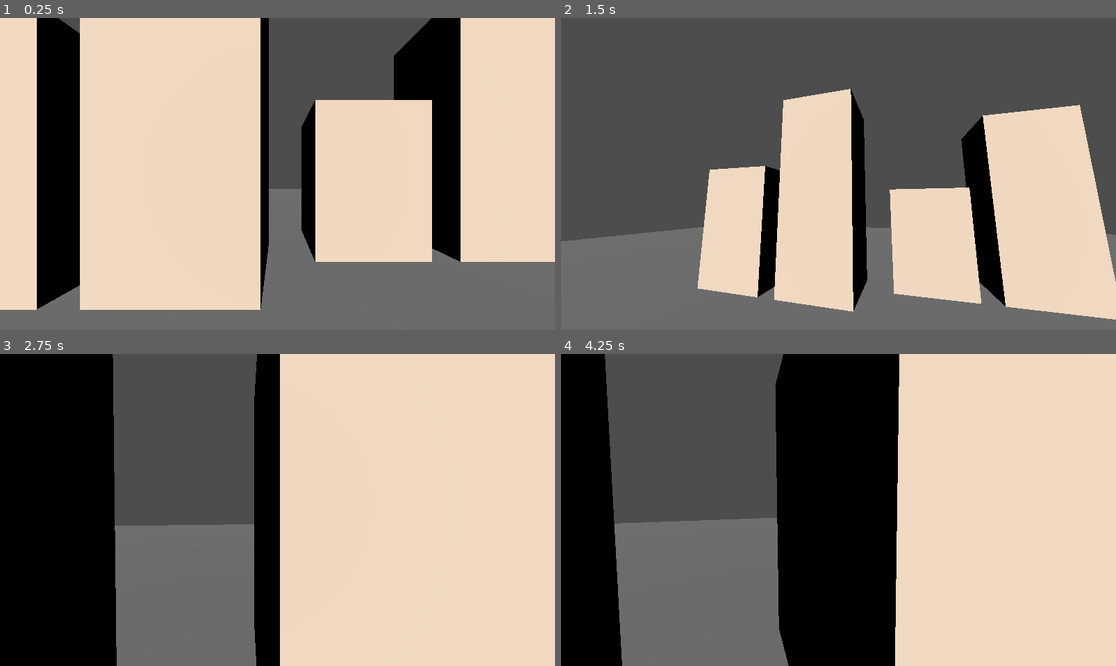
Above: before the commit, frames 1-4 (two rows, left to right).
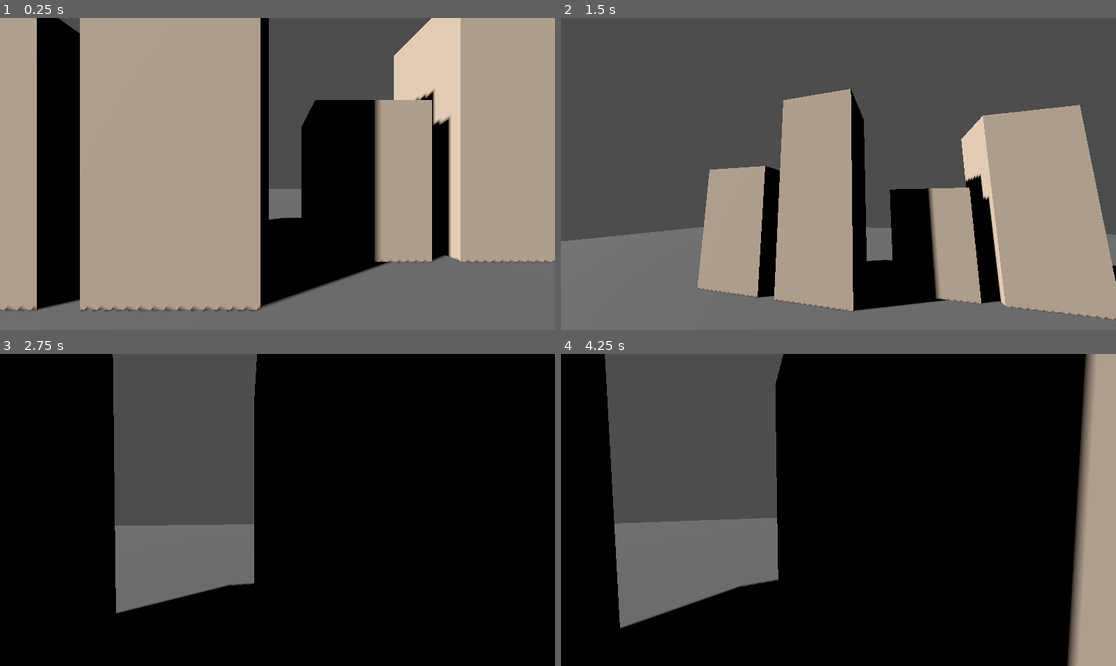
Above: after the commit, the same moments.

Repository: lezzlebit/Scribble-Grounds
Game: Godot game, scene res://scenes/prototype_0/prototype_0.tscn
Two runs of this game, one before a commit and one after it. Both use one fixed random seed, a clock stepped at 60 frames per second and the inputs below.
Inputs (mouse positions are in pixels of both pictures, inside the frame that each line leads up to):
- Up to frame 1 (0.25 s): no input
- Up to frame 2 (1.5 s): tap Enter (ui_accept) at 0.5 s; move the mouse to (960, 158) at 0.52 s; press the mouse at (960, 158) at 0.53 s; hold D (move_right) 0.53-1.28 s; tap Space (jump) at 0.77 s; tap E (toggle_drawing) at 0.8, 1.35 s; move the mouse to (810, 174) at 1.27 s; release the mouse at (810, 174) at 1.28 s; hold W (move_forward) from 1.28 s (still down)
- Up to frame 3 (2.75 s): keep holding W (move_forward); tap Space (jump) at 1.52 s; tap Enter (ui_accept) at 1.55, 2.1 s; move the mouse to (288, 503) at 2.02 s; tap Y (redo, bound only after the commit) at 2.3 s
- Up to frame 4 (4.25 s): keep holding W (move_forward); move the mouse to (832, 516) at 2.77 s; tap Y (redo, bound only after the commit) at 2.85 s; tap Space (jump) at 3.02, 3.77 s; tap Z (undo, bound only after the commit) at 3.05, 3.6 s; move the mouse to (877, 513) at 3.52 s; press the mouse at (877, 513) at 3.53 s; tap G (debug_action, bound only after the commit) at 4.15 s

The runs differ from the first frame. In frame 1, 68% of the frame differs, in the area x 0-100%, y 0-94%; in frame 2, 33%; in frame 3, 55%; in frame 4, 45%.

Commit message:
web server fixes?

Diff:
--- a/Prototype/Game/GraffitiWorld-Prototype-1/graffiti-world-prototype-1/project.godot
+++ b/Prototype/Game/GraffitiWorld-Prototype-1/graffiti-world-prototype-1/project.godot
@@ -78,6 +78,21 @@
 "events": [Object(InputEventMouseButton,"resource_local_to_scene":false,"resource_name":"","device":-1,"window_id":0,"a …(258 unchanged characters)…
 ]
 }
+undo={
+"deadzone": 0.2,
+"events": [Object(InputEventKey,"resource_local_to_scene":false,"resource_name":"","device":-1,"window_id":0,"alt_pressed":false,"shift_pressed":false,"ctrl_pressed":false,"meta_pressed":false,"pressed":false,"keycode":0,"physical_keycode":90,"key_label":0,"unicode":122,"location":0,"echo":false,"script":null)
+]
+}
+redo={
+"deadzone": 0.2,
+"events": [Object(InputEventKey,"resource_local_to_scene":false,"resource_name":"","device":-1,"window_id":0,"alt_pressed":false,"shift_pressed":false,"ctrl_pressed":false,"meta_pressed":false,"pressed":false,"keycode":0,"physical_keycode":89,"key_label":0,"unicode":121,"location":0,"echo":false,"script":null)
+]
+}
+debug_action={
+"deadzone": 0.2,
+"events": [Object(InputEventKey,"resource_local_to_scene":false,"resource_name":"","device":-1,"window_id":0,"alt_pressed":false,"shift_pressed":false,"ctrl_pressed":false,"meta_pressed":false,"pressed":false,"keycode":0,"physical_keycode":71,"key_label":0,"unicode":103,"location":0,"echo":false,"script":null)
+]
+}
 
 [physics]
 
--- /dev/null
+++ b/Prototype/Game/GraffitiWorld-Prototype-1/graffiti-world-prototype-1/scenes/player/player.tscn
@@ -0,0 +1,39 @@
+[gd_scene format=3 uid="uid://bqw6025khq3bg"]
+
+[ext_resource type="Script" uid="uid://cl6gkiap7v71q" path="res://scripts/Player/PlayerMovement.gd" id="1_gmlin"]
+[ext_resource type="Script" uid="uid://o1qhy5lt543m" path="res://scripts/Player/CameraController.gd" id="2_lvxji"]
+[ext_resource type="Script" uid="uid://c7dcj7o6a10jc" path="res://scripts/Player/RaycastPainter.gd" id="3_p47bc"]
+
+[sub_resource type="CapsuleShape3D" id="CapsuleShape3D_0w266"]
+
+[node name="Player" type="Node" unique_id=1751317177]
+
+[node name="CharacterBody3D" type="CharacterBody3D" parent="." unique_id=373349286 node_paths=PackedStringArray("CameraPivot")]
+transform = Transform3D(1, 0, 0, 0, 1, 0, 0, 0, 1, 0, 1, 0)
+collision_layer = 2
+script = ExtResource("1_gmlin")
+CameraPivot = NodePath("CameraPivot")
+
+[node name="CollisionShape3D" type="CollisionShape3D" parent="CharacterBody3D" unique_id=679124615]
+shape = SubResource("CapsuleShape3D_0w266")
+
+[node name="CameraPivot" type="Node3D" parent="CharacterBody3D" unique_id=30639229]
+transform = Transform3D(1, 0, 0, 0, 1, 0, 0, 0, 1, 0, 0.5, 0)
+
+[node name="Camera3D" type="Camera3D" parent="." unique_id=2080823682 node_paths=PackedStringArray("raycast", "first_person_pivot", "wall_sticker", "wall_camera_pivot")]
+transform = Transform3D(1, 0, 0, 0, 1, 0, 0, 0, 1, 0, 1.5, 0)
+script = ExtResource("2_lvxji")
+raycast = NodePath("RayCast3D")
+first_person_pivot = NodePath("../CharacterBody3D/CameraPivot")
+wall_sticker = NodePath("WallSticker")
+wall_camera_pivot = NodePath("WallSticker/WallPivot")
+lerp_speed = 50.0
+
+[node name="RayCast3D" type="RayCast3D" parent="Camera3D" unique_id=1981828520]
+target_position = Vector3(0, 0, -5)
+hit_back_faces = false
+script = ExtResource("3_p47bc")
+
+[node name="WallSticker" type="Node3D" parent="Camera3D" unique_id=799053121]
+
+[node name="WallPivot" type="Node3D" parent="Camera3D/WallSticker" unique_id=1560838560]
--- a/Prototype/Game/GraffitiWorld-Prototype-1/graffiti-world-prototype-1/scenes/prototype_0/prototype_0.tscn
+++ b/Prototype/Game/GraffitiWorld-Prototype-1/graffiti-world-prototype-1/scenes/prototype_0/prototype_0.tscn
@@ -3,11 +3,9 @@
 [ext_resource type="Script" uid="uid://dh27jx5i4ixab" path="res://scripts/Network/NetworkHandler.gd" id="1_0w266"]
 [ext_resource type="Script" uid="uid://dbruja1g6egnu" path="res://scripts/World/WorldTextures.gd" id="2_4gfgv"]
 [ext_resource type="ArrayMesh" uid="uid://rik0xj22vr0r" path="res://assets/3D/Wall.obj" id="2_8rfx5"]
-[ext_resource type="Script" uid="uid://cl6gkiap7v71q" path="res://scripts/Player/PlayerMovement.gd" id="2_bda5n"]
 [ext_resource type="Script" uid="uid://bee8rbpc1guq8" path="res://scripts/World/DrawTile.gd" id="2_tpvh5"]
 [ext_resource type="Material" uid="uid://bbd81fh1gg72i" path="res://assets/Materials/draw_tile/draw_tile_material.tres" id="3_2bsob"]
-[ext_resource type="Script" uid="uid://o1qhy5lt543m" path="res://scripts/Player/CameraController.gd" id="5_8rfx5"]
-[ext_resource type="Script" uid="uid://c7dcj7o6a10jc" path="res://scripts/Player/RaycastPainter.gd" id="6_6mgld"]
+[ext_resource type="PackedScene" uid="uid://bqw6025khq3bg" path="res://scenes/player/player.tscn" id="6_6mgld"]
 
 [sub_resource type="PlaneMesh" id="PlaneMesh_g4v7s"]
 size = Vector2(12, 12)
@@ -18,11 +16,9 @@
 [sub_resource type="ConcavePolygonShape3D" id="ConcavePolygonShape3D_6mgld"]
 data = PackedVector3Array(-1, 4.8946, 1, -1, -1, 1, -1, 4.8946, -1, -1, 4.8946, -1, -1, -1, 1, -1, -1, -1, -1, 4.8946,  …(1094 unchanged characters)…
 
-[sub_resource type="CapsuleShape3D" id="CapsuleShape3D_0w266"]
-
 [node name="prototype_0" type="Node3D" unique_id=1504437528]
 
-[node name="NetworkHandler" type="HTTPRequest" parent="." unique_id=1217657825]
+[node name="NetworkHandler" type="Node" parent="." unique_id=472813323]
 script = ExtResource("1_0w266")
 metadata/_custom_type_script = "uid://dh27jx5i4ixab"
 
@@ -39,7 +35,8 @@
 shape = SubResource("ConcavePolygonShape3D_0w266")
 
 [node name="DirectionalLight3D" type="DirectionalLight3D" parent="World" unique_id=228738822]
-transform = Transform3D(1, 0, 0, 0, 0.86249477, 0.506066, 0, -0.506066, 0.86249477, 4.7683716e-07, 4.9647985, -2.7310467)
+transform = Transform3D(0.48698083, 0.44200447, -0.75331384, 0, 0.86249477, 0.506066, 0.87341267, -0.24644445, 0.4200184, 4.7683716e-07, 4.9647985, -2.7310467)
+shadow_enabled = true
 
 [node name="drawing1" type="MeshInstance3D" parent="World" unique_id=1372314496]
 transform = Transform3D(1, 0, 0, 0, 1, 0, 0, 0, 1, -1.1857305, 0.40769106, -3.250479)
@@ -62,30 +59,4 @@
 [node name="CollisionShape3D" type="CollisionShape3D" parent="World/drawing2/StaticBody3D" unique_id=1806979665]
 shape = SubResource("ConcavePolygonShape3D_6mgld")
 
-[node name="CharacterBody3D" type="CharacterBody3D" parent="." unique_id=322545219 node_paths=PackedStringArray("CameraPivot")]
-transform = Transform3D(1, 0, 0, 0, 1, 0, 0, 0, 1, 0, 1, 0)
-collision_layer = 2
-script = ExtResource("2_bda5n")
-CameraPivot = NodePath("CameraPivot")
-
-[node name="CollisionShape3D" type="CollisionShape3D" parent="CharacterBody3D" unique_id=215441245]
-shape = SubResource("CapsuleShape3D_0w266")
-
-[node name="CameraPivot" type="Node3D" parent="CharacterBody3D" unique_id=1986023412]
-transform = Transform3D(1, 0, 0, 0, 1, 0, 0, 0, 1, 0, 0.5, 0)
-
-[node name="Camera3D" type="Camera3D" parent="." unique_id=1444818371 node_paths=PackedStringArray("raycast", "first_person_pivot", "wall_sticker", "wall_camera_pivot")]
-script = ExtResource("5_8rfx5")
-raycast = NodePath("RayCast3D")
-first_person_pivot = NodePath("../CharacterBody3D/CameraPivot")
-wall_sticker = NodePath("WallSticker")
-wall_camera_pivot = NodePath("WallSticker/WallPivot")
-lerp_speed = 50.0
-
-[node name="RayCast3D" type="RayCast3D" parent="Camera3D" unique_id=1417852764]
-target_position = Vector3(0, 0, -5)
-script = ExtResource("6_6mgld")
-
-[node name="WallSticker" type="Node3D" parent="Camera3D" unique_id=1804065326]
-
-[node name="WallPivot" type="Node3D" parent="Camera3D/WallSticker" unique_id=1148721376]
+[node name="Player" parent="." unique_id=1751317177 instance=ExtResource("6_6mgld")]
--- a/Prototype/Game/GraffitiWorld-Prototype-1/graffiti-world-prototype-1/scripts/Global/GlobalGameplayValues.gd
+++ b/Prototype/Game/GraffitiWorld-Prototype-1/graffiti-world-prototype-1/scripts/Global/GlobalGameplayValues.gd
@@ -8,6 +8,8 @@
 
 var standard_texture_size: int = 512
 
+var undo_limit = 8
+
 # Called when the node enters the scene tree for the first time.
 func _ready() -> void:
 	pass # Replace with function body.
--- a/Prototype/Game/GraffitiWorld-Prototype-1/graffiti-world-prototype-1/scripts/Global/GlobalNetworkValues.gd
+++ b/Prototype/Game/GraffitiWorld-Prototype-1/graffiti-world-prototype-1/scripts/Global/GlobalNetworkValues.gd
@@ -1,10 +1,10 @@
 extends Node
 
 
-var username: String = "FirstGuy"
+var username: String = "IdiotMan"
 
 var save_directory: String = "user://save/"
 var save_folder: String = ""
 var changelog_filename: String = "changelog_latest.txt"
 
-var network_address: String = "http://127.0.0.1:8000/"
+var network_address: String = "http://minecraft.jamiemakes.art:55555/"
--- /dev/null
+++ b/Prototype/Game/GraffitiWorld-Prototype-1/graffiti-world-prototype-1/scripts/Network/NetworkEventQueue.gd
@@ -0,0 +1,11 @@
+extends Node
+
+
+
+func _ready() -> void:
+	pass
+
+
+
+func _process(delta: float) -> void:
+	pass
--- a/Prototype/Game/GraffitiWorld-Prototype-1/graffiti-world-prototype-1/scripts/Network/NetworkHandler.gd
+++ b/Prototype/Game/GraffitiWorld-Prototype-1/graffiti-world-prototype-1/scripts/Network/NetworkHandler.gd
@@ -1,8 +1,6 @@
-extends HTTPRequest
+extends Node
 
 class_name NetworkHandler
-
-var http_requester: HTTPRequest = self as HTTPRequest
 
 var network_address: String = GlobalNetworkValues.network_address
 var directory: String = GlobalNetworkValues.save_directory + GlobalNetworkValues.save_folder
@@ -17,19 +15,34 @@
 	GlobalGameplayValues.network_handler = self
 
 func _ready():
-
-
-
-	http_requester.request_completed.connect(_http_request_completed)
 	retrieve_list()
+	initialize_process_timers()
 
 func _process(delta: float) -> void:
-	return
-	# if (Input.is_action_just_pressed("ui_accept")):
-	# 	upload_image("FirstGuy/drawing1.png")
-
-
-
+	if (Input.is_action_just_pressed("debug_action")):
+		get_one_required_image()
+	if (Input.is_action_just_pressed("ui_down")):
+		retrieve_list()
+
+func initialize_process_timers():
+	initialize_single_timer("RetrieveTimer", 5, retrieve_list)
+	initialize_single_timer("ImageTimer", 0.5, get_one_required_image)
+
+func initialize_single_timer(timer_name: String, timer_length: float, signal_out: Callable):
+	var added_timer: Timer = Timer.new()
+	add_child(added_timer)
+	added_timer.wait_time = timer_length
+	added_timer.autostart = true
+	added_timer.name = timer_name
+	added_timer.timeout.connect(signal_out)
+	added_timer.start()
+
+func create_request(headers, method, body):
+	var request: SingleRequest = SingleRequest.new()
+	add_child(request)
+	request.network_handler = self
+	request.request_completed.connect(request._http_request_completed)
+	request.request_raw(network_address, headers, method, body)
 
 
 # Select the correct response to data
@@ -69,10 +82,11 @@
 
 		var read = FileAccess.open(directory + changelog_filename, FileAccess.READ)
 		current_images = text_list_to_dictionary(read.get_as_text())
-		print(current_images)
-	GlobalGameplayValues.world_textures.update_image_pool()
-
-	http_requester.request_raw(network_address, [], HTTPClient.METHOD_GET)
+	GlobalGameplayValues.world_textures.update_image_pool(true)
+
+	var body = "".to_ascii_buffer()
+
+	create_request([], HTTPClient.METHOD_GET, body)
 
 func _on_retrieve_list(headers, body):
 
@@ -80,6 +94,7 @@
 	new_images = text_list_to_dictionary(new_read)
 
 	required_images = compare_dictionaries(current_images, new_images)
+	print(required_images)
 	# required_images = remove_username_from_dictionary(required_images)
 
 func compare_dictionaries(dict_1, dict_2):
@@ -127,6 +142,7 @@
 
 # Get image from server (POST)
 func get_one_required_image():
+
 	var earliest: float = -1
 	var selected: String = ""
 
@@ -146,7 +162,7 @@
 	var headers = ["Content-type: text/plain"]
 	var body = filename.to_ascii_buffer()
 
-	http_requester.request_raw(network_address, headers, HTTPClient.METHOD_POST, body)
+	create_request(headers, HTTPClient.METHOD_POST, body)
 
 func _on_retrieve_image(headers, body):
 
@@ -155,8 +171,10 @@
 	current_images[filename] = new_images[filename]
 	save_current_changelog()
 
+	DirAccess.make_dir_absolute(directory + get_only_directory(filename))
 	var image_file = FileAccess.open(directory + filename, FileAccess.WRITE)
 	image_file.store_buffer(body)
+	GlobalGameplayValues.world_textures.add_image_to_queue(filename)
 
 
 
@@ -168,7 +186,7 @@
 
 	var headers = ["Content-type: image/png","Content-name: " + filename]
 
-	http_requester.request_raw(network_address, headers, HTTPClient.METHOD_POST, body)
+	create_request(headers, HTTPClient.METHOD_POST, body)
 
 func create_image_offline(filename):
 	current_images[filename] = str(Time.get_unix_time_from_system()).split(".")[0]
@@ -182,3 +200,6 @@
 
 	print(content)
 	print("successfully uploaded " + pair[0])
+
+func get_only_directory(directory):
+	return directory.split("/")[0]
--- /dev/null
+++ b/Prototype/Game/GraffitiWorld-Prototype-1/graffiti-world-prototype-1/scripts/Network/SingleRequest.gd
@@ -0,0 +1,10 @@
+extends HTTPRequest
+
+class_name SingleRequest
+
+var network_handler: NetworkHandler
+
+
+func _http_request_completed(result, response_code, headers, body):
+	network_handler._http_request_completed(result, response_code, headers, body)
+	queue_free()
--- a/Prototype/Game/GraffitiWorld-Prototype-1/graffiti-world-prototype-1/scripts/Player/CameraController.gd
+++ b/Prototype/Game/GraffitiWorld-Prototype-1/graffiti-world-prototype-1/scripts/Player/CameraController.gd
@@ -125,12 +125,16 @@
 	var wall_pivot_position: Vector3 = wall_camera_pivot.global_position
 	var wall_pivot_rotation: Quaternion = wall_camera_pivot.global_basis.get_rotation_quaternion()
 
+	var wall_pivot_camera_near: float = get_camera_distance() - 0.5
+	var default_near: float = 0.1
+
 	var lerp_desired_position: float
 	if GameValues.first_person: lerp_desired_position = 0
 	if !GameValues.first_person: lerp_desired_position = 1
 	camera_lerp_value = lerp(camera_lerp_value, lerp_desired_position, delta * lerp_speed)
 	camera_lerp_value = clamp(camera_lerp_value, 0, 1)
 
+	near = lerp(default_near, wall_pivot_camera_near, camera_lerp_value)
 	global_position = first_person_position.lerp(wall_pivot_position, camera_lerp_value)
 	quaternion = first_person_rotation.slerp(wall_pivot_rotation, camera_lerp_value)
 
@@ -174,14 +178,17 @@
 		raycast.position = Vector3.ZERO
 		raycast.rotation = Vector3.ZERO
 		raycast.target_position.z = -5
+		near = 0.05
 
 	elif Input.is_action_just_pressed("toggle_drawing"):
+		Input.mouse_mode = Input.MOUSE_MODE_CAPTURED
 		GameValues.first_person = true
 		GameValues.world_textures.save_unsaved_textures()
 
 	if !GameValues.first_person:
-		raycast.target_position.z = get_camera_distance() * -2
-		raycast.raycast_draw(get_camera_distance())
+		var camera_distance: float = get_camera_distance()
+		raycast.target_position.z = camera_distance * -2
+		raycast.raycast_draw(camera_distance)
 
 
 
--- a/Prototype/Game/GraffitiWorld-Prototype-1/graffiti-world-prototype-1/scripts/Player/RaycastPainter.gd
+++ b/Prototype/Game/GraffitiWorld-Prototype-1/graffiti-world-prototype-1/scripts/Player/RaycastPainter.gd
@@ -7,9 +7,6 @@
 var last_raycast_pos: Vector3
 
 var previous_frame_available: bool = false
-
-var tiles_painted: Array[DrawTile]
-
 
 func draw_line(pos_1, pos_2, obj: DrawTile):
 	var distance: int = (pos_1.distance_to(pos_2) + 0.1) * 64
@@ -21,9 +18,17 @@
 
 func paint(obj: DrawTile):
 
+
+
 	if Input.is_action_pressed("pen_down"):
 
 
+		var world_textures: WorldTextures = GlobalGameplayValues.world_textures
+		if !world_textures.painted_tiles.has(obj):
+			world_textures.painted_tiles.append(obj)
+
+		if Input.is_action_just_pressed("pen_down"):
+			add_to_undo_buffer()
 
 		var collision_point: Vector3 = get_collision_point()
 
@@ -43,11 +48,24 @@
 		last_raycast_pos = collision_point
 		previous_frame_available = true
 
+
+
 		pass
 	else:
 		previous_frame_available = false
 
 
+
+
+func add_to_undo_buffer():
+	var edited_objects: Array[DrawTile] = GlobalGameplayValues.world_textures.painted_tiles
+	for i in edited_objects:
+		i.add_undo()
+
+func move_undo(index: int):
+	var edited_objects: Array[DrawTile] = GlobalGameplayValues.world_textures.painted_tiles
+	for i in edited_objects:
+		i.move_undo(index)
 
 func raycast_draw(ray_length: float):
 
@@ -61,6 +79,7 @@
 	var result: Object = get_collider()
 
 
+
 	var could_reach: bool = false
 	if result as StaticBody3D:
 		var parent = result.get_parent()
@@ -72,4 +91,9 @@
 		previous_frame_available = false
 		current_mesh = null
 
+	if Input.is_action_just_pressed("undo"):
+		move_undo(-1)
+	if Input.is_action_just_pressed("redo"):
+		move_undo(1)
+
 	pass
--- a/Prototype/Game/GraffitiWorld-Prototype-1/graffiti-world-prototype-1/scripts/World/DrawTile.gd
+++ b/Prototype/Game/GraffitiWorld-Prototype-1/graffiti-world-prototype-1/scripts/World/DrawTile.gd
@@ -3,48 +3,122 @@
 class_name DrawTile
 
 
+
+var username_index: Array[String]
+var painted_textures: Dictionary[String, ImageTexture]
+
 var image : Image
 var image_texture : ImageTexture
 var texture_material: ShaderMaterial
 
+var undo_index: int = 0
+var undo_buffer: Array[Image]
+var full_buffer_storage: Array[Image]
+
 var texture_width: int = 512
 var texture_height: int = 512
+
+var in_undo_selection: bool = false
 
 
 func _init() -> void:
 
 	texture_material = ShaderMaterial.new()
 	texture_material.shader = GlobalGameplayValues.draw_tile_shader
-
-	image = Image.create_empty(texture_width, texture_height, false, Image.FORMAT_RGBA8)
-	image.fill(Color(1, 1, 1, 0))
 	material_override = texture_material
-	image_texture = ImageTexture.create_from_image(image)
-	texture_material.set_shader_parameter("texture_0",image_texture)
 
 
-func set_image(set_image: Image):
+func index_of_username(username_in: String):
+	for i in range(username_index.size()):
+		if username_index[i] == username_in:
+			return i
+	return null
+
+func check_add_username_to_index(username_in: String):
+	if !username_index.has(username_in):
+		username_index.append(username_in)
+
+func set_image(image_username: String, set_image: Image):
 	print("Updated " + name)
 
+	check_add_username_to_index(image_username)
+	painted_textures[image_username] = ImageTexture.create_from_image(set_image)
+	painted_textures[image_username].update(set_image)
 
-	image = set_image
-
-	image_texture = ImageTexture.create_from_image(image)
-	print(image.get_pixel(0, 0))
+	# print(image_username + " - " + str(index_of_username(image_username)))
 
 
-	image_texture.update(image)
-	texture_material.set_shader_parameter("texture_0",image_texture)
+	texture_material.set_shader_parameter("texture_" + str(index_of_username(image_username)), painted_textures[image_username])
+
+func start_drawing():
+	var player_username = GlobalNetworkValues.username
+	if painted_textures.has(player_username):
+		pass
+	else:
+		var empty_image: Image = Image.create_empty(texture_width, texture_height, false, Image.FORMAT_RGBA8)
+		empty_image.fill(Color(1, 1, 1, 0))
+
+		set_image(player_username, empty_image)
+
+	if image == null:
+		image = painted_textures[player_username].get_image()
+
+func clear_undo_buffer():
+	undo_buffer = undo_buffer.slice(0, 0, 1)
+	undo_index = 0
+
+func add_undo():
+
+	if image == null:
+		start_drawing()
+
+
+	undo_buffer = undo_buffer.slice(0, undo_index, 1)
+	undo_index += 1
+	undo_buffer.append(image.duplicate())
+
+	if undo_index > GlobalGameplayValues.undo_limit:
+		undo_limit_push()
+
+	in_undo_selection = false
+
+func move_undo(index: int):
+
+	if !in_undo_selection:
+		if index == -1:
+			add_undo()
+			undo_index -= 1
+
+		in_undo_selection = true
+
+	var player_username = GlobalNetworkValues.username
+	var new_undo_index = undo_index + index
+
+	if new_undo_index >= 0 and new_undo_index < undo_buffer.size():
+		undo_index = new_undo_index
+
+		var undo_image: Image = undo_buffer[undo_index]
+		image = undo_image
+		painted_textures[player_username].update(image)
+
+func undo_limit_push():
+	undo_buffer = undo_buffer.slice(1, 100, 1)
+	undo_index -= 1
+
+
+
 
 func set_pixel(x: float, y: float):
 
-	var world_textures: WorldTextures = GlobalGameplayValues.world_textures
-	if !world_textures.painted_tiles.has(self):
-		world_textures.painted_tiles.append(self)
+	start_drawing()
+
+	var player_username = GlobalNetworkValues.username
+
+
 
 	var drawPos = Vector2i(int(texture_width * x), int(texture_height * y))
 	image.set_pixelv(drawPos, Color.BLUE)
-	image_texture.update(image)
+	painted_textures[player_username].update(image)
 
 func _process(delta: float) -> void:
 	pass
--- a/Prototype/Game/GraffitiWorld-Prototype-1/graffiti-world-prototype-1/scripts/World/WorldTextures.gd
+++ b/Prototype/Game/GraffitiWorld-Prototype-1/graffiti-world-prototype-1/scripts/World/WorldTextures.gd
@@ -6,6 +6,10 @@
 var image_pool: Dictionary[String, Image]
 
 var painted_tiles: Array[DrawTile]
+
+var directory: String = GlobalNetworkValues.save_directory + GlobalNetworkValues.save_folder
+
+var updated_image_queue: Dictionary[String, float]
 
 func _init() -> void:
 	GlobalGameplayValues.world_textures = self
@@ -21,16 +25,19 @@
 				tiles[child.name] = child
 
 
+
 func get_file_name(path: String):
 	var splitted: PackedStringArray = path.split("/")
 	var name: String = splitted[splitted.size() - 1]
-	return name.split(".")[0]
+	return name
 
 func save_unsaved_textures():
 	print(painted_tiles)
 	var path = GlobalNetworkValues.save_directory + GlobalNetworkValues.save_folder
 
 	for i in painted_tiles:
+
+		i.clear_undo_buffer()
 
 		var name_path = GlobalNetworkValues.username + "/"
 		var save_id = i.name + ".png"
@@ -39,28 +46,49 @@
 
 		DirAccess.make_dir_absolute(path + name_path)
 		image_to_save.save_png(path + name_path + save_id)
-		GlobalGameplayValues.network_handler.create_image_offline(name_path + save_id)
+		# GlobalGameplayValues.network_handler.create_image_offline(name_path + save_id)
+		GlobalGameplayValues.network_handler.upload_image(name_path + save_id)
 
 	painted_tiles.clear()
 
 
-func update_image_pool():
+func update_one_image(image_path: String):
+
+
+
+	var imported_image: Image = Image.new()
+	var err = imported_image.load(directory + image_path)
+	if err != OK:
+		print("no image found (singular)")
+		return false
+	var name = image_path.split(".")[0]
+
+	var file_name: String = get_file_name(name)
+	var image_username: String = name.split("/")[0]
+
+	var tile_found: DrawTile = tiles[file_name]
+	tile_found.set_image(image_username, imported_image)
+
+
+
+func update_image_pool(update_all: bool):
 
 	check_tiles_dictionary()
 
 	var network_handler: NetworkHandler = GlobalGameplayValues.network_handler
 
-	var files_to_get: Dictionary[String, String] = network_handler.current_images
-	var directory: String = GlobalNetworkValues.save_directory + GlobalNetworkValues.save_folder
+	var files_to_get: Dictionary[String, String]
+	if update_all: files_to_get = network_handler.current_images
+	if !update_all: files_to_get = network_handler.required_images
 
 	for i in files_to_get:
 
-		var name = get_file_name(i)
+		var name = i.split(".")[0]
 
 		var imported_image: Image = Image.new()
 		var err = imported_image.load(directory + i)
 		if err != OK:
-			print("no image found")
+			print("no image found (load)")
 			return false
 
 		image_pool[name] = imported_image
@@ -71,11 +99,29 @@
 
 func assign_all_textures():
 	for i in image_pool:
-		if tiles.has(i):
-			var tile_found: DrawTile = tiles[i]
-			tile_found.set_image(image_pool[i])
+		var file_name: String = get_file_name(i)
+		var image_username: String = i.split("/")[0]
+		if tiles.has(file_name):
+			var tile_found: DrawTile = tiles[file_name]
+			tile_found.set_image(image_username, image_pool[i])
 
+func add_image_to_queue(image_path: String):
+	updated_image_queue[image_path] = 1
+
+func process_image_queue(delta: float):
+
+	var items_to_erase: Array[String]
+
+	for i in updated_image_queue:
+		updated_image_queue[i] -= delta
+		if updated_image_queue[i] < 0:
+			update_one_image(i)
+			items_to_erase.append(i)
+
+	for i in items_to_erase:
+		updated_image_queue.erase(i)
 
 # Called every frame. 'delta' is the elapsed time since the previous frame.
 func _process(delta: float) -> void:
+	process_image_queue(delta)
 	pass
Not shown, added: Prototype/Game/GraffitiWorld-Prototype-1/graffiti-world-prototype-1/scripts/Network/NetworkEventQueue.gd.uid
Not shown, added: Prototype/Game/GraffitiWorld-Prototype-1/graffiti-world-prototype-1/scripts/Network/SingleRequest.gd.uid
Not shown, changed: Prototype/Game/GraffitiWorld-Prototype-1/graffiti-world-prototype-1/assets/3D/Wall.blend
Not shown, changed: Prototype/Game/GraffitiWorld-Prototype-1/graffiti-world-prototype-1/assets/3D/Wall.blend1
